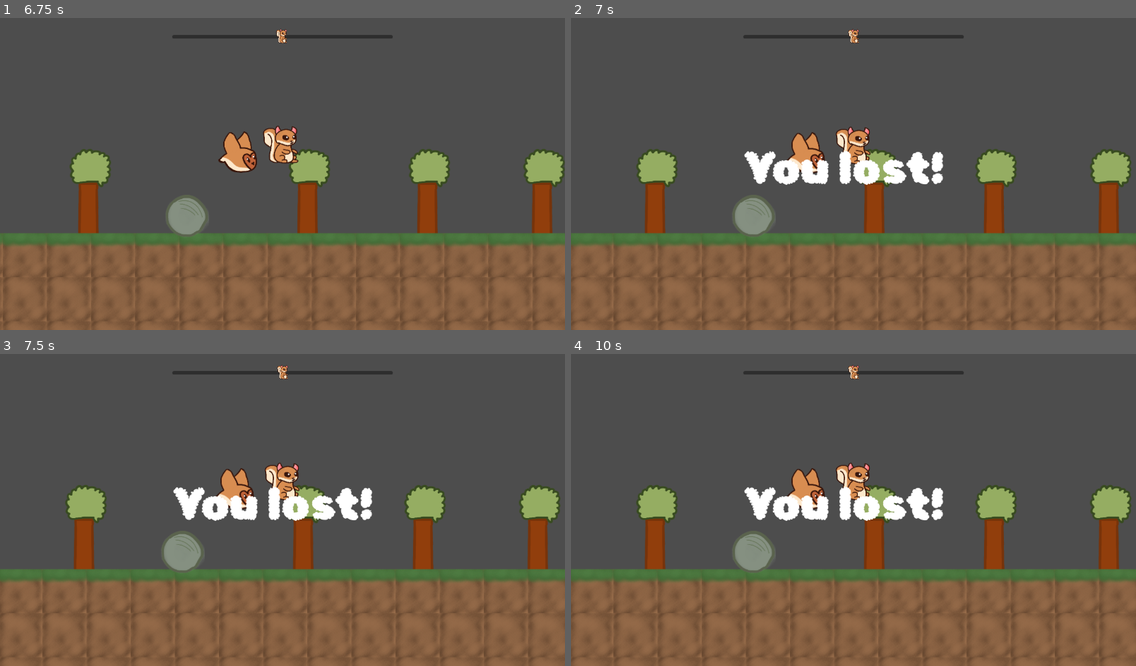
Above: before the commit, frames 1-4 (two rows, left to right).
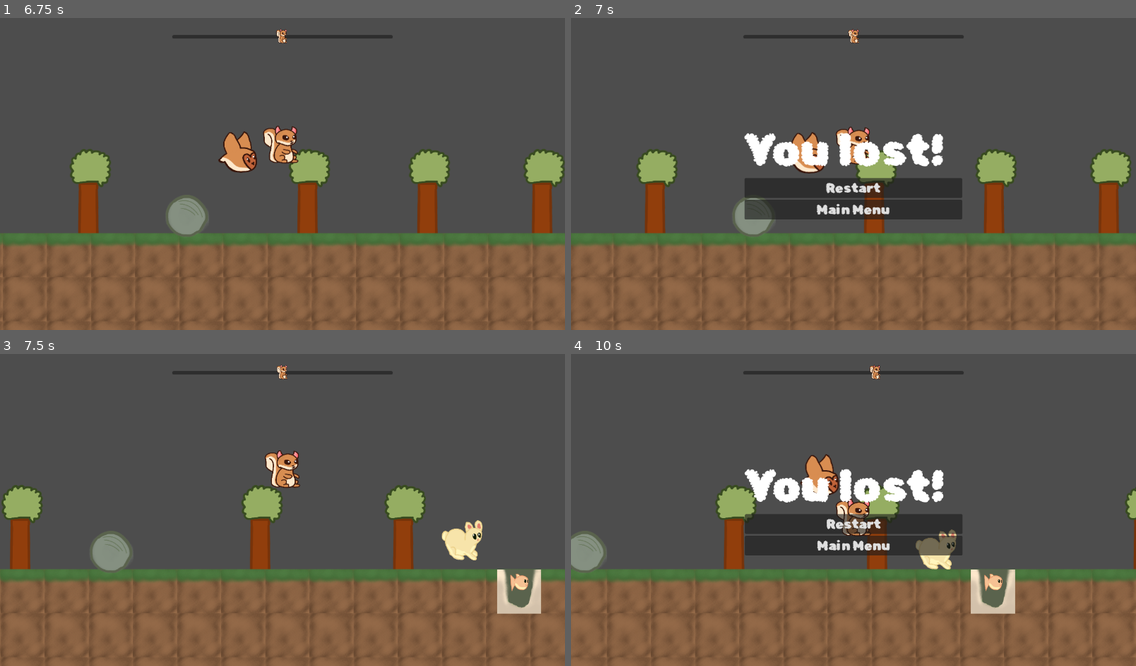
Above: after the commit, the same moments.

Repository: CamComDuck/SquirrelFamily
Game: Godot game, scene res://title/title.tscn
Two runs of this game, one before a commit and one after it. Both use one fixed random seed, a clock stepped at 60 frames per second and the inputs below.
Inputs (mouse positions are in pixels of both pictures, inside the frame that each line leads up to):
- Up to frame 1 (6.75 s): click "Play Now" at 0.5 s; hold D (move_right) 1.28-2.78 s; tap Space (action) every 0.75 s from 1.35 to 6.6 s; tap W (jump) at 1.52, 2.27, 3.77, 4.52, 5.27 s; hold A (move_left) 2.78-3.53 s; hold D (move_right) 3.53-5.03 s; tap Enter at 4.25 s; hold A (move_left) 5.03-5.78 s; hold D (move_right) 5.78-6.53 s; hold A (move_left) from 6.53 s (still down)
- Up to frame 2 (7 s): keep holding A (move_left); tap W (jump) at 6.77 s
- Up to frame 3 (7.5 s): release A (move_left) at 7.25 s; click (282, 522) at 7.25 s, where only the run after the commit has a clickable "Restart"
- Up to frame 4 (10 s): hold A (move_left) 8.03-8.78 s; tap Space (action) at 8.1, 8.75, 8.85, 9.6 s; tap W (jump) at 8.27, 9.02 s; hold D (move_right) from 8.78 s (still down)

Frame 1 is identical in both runs. In frame 2, 7.6% of the frame differs, in the area x 30-70%, y 36-65%; in frame 3, 14%; in frame 4, 17%, in the area x 0-100%, y 3-100%.

Commit message:
Add game finish ui

Diff:
--- a/project/level/level.gd
+++ b/project/level/level.gd
@@ -4,7 +4,8 @@
 var _min_x := -1075
 var _spawn
 
-@onready var game_end_label: Label = $GameEndLabel
+@onready var game_end_box: VBoxContainer = $GameEndBox
+@onready var game_end_label: Label = $GameEndBox/GameEndLabel
 @onready var camera_2d: Camera2D = $Camera2D
 @onready var squirrel: Squirrel = $Squirrel
 @onready var fish: Sprite2D = $Fish
@@ -86,13 +87,24 @@
 	screen_scroll_bar.position.x = camera_2d.position.x - (screen_scroll_bar.size.x / 2)
 
 func _on_squirrel_game_lost() -> void:
-	game_end_label.position.x = camera_2d.position.x - (game_end_label.size.x / 2)
+	game_end_box.position.x = camera_2d.position.x - (game_end_box.size.x / 2)
+	game_end_box.position.y = camera_2d.position.y - (game_end_box.size.y / 2)
 	game_end_label.text = "You lost!"
-	game_end_label.show()
-
+	game_end_box.show()
 
 
 func _on_squirrel_game_won() -> void:
-	game_end_label.position.x = camera_2d.position.x - (game_end_label.size.x / 2)
+	game_end_box.position.x = camera_2d.position.x - (game_end_box.size.x / 2)
+	game_end_box.position.y = camera_2d.position.y - (game_end_box.size.y / 2)
 	game_end_label.text = "You Win!"
-	game_end_label.show()
+	game_end_box.show()
+
+
+func _on_restart_button_pressed() -> void:
+	AudioManager.play_menu_select()
+	get_tree().reload_current_scene()
+
+
+func _on_main_menu_button_pressed() -> void:
+	AudioManager.play_menu_select()
+	get_tree().change_scene_to_file("res://title/title.tscn")
--- a/project/level/level.tscn
+++ b/project/level/level.tscn
@@ -74,24 +74,35 @@
 z_as_relative = false
 position = Vector2(-1006, 69)
 
-[node name="GameEndLabel" type="Label" parent="."]
+[node name="GameEndBox" type="VBoxContainer" parent="."]
 visible = false
+offset_right = 40.0
+offset_bottom = 40.0
+alignment = 1
+
+[node name="GameEndLabel" type="Label" parent="GameEndBox"]
 z_index = 25
 z_as_relative = false
-anchors_preset = 8
-anchor_left = 0.5
-anchor_top = 0.5
-anchor_right = 0.5
-anchor_bottom = 0.5
-offset_left = 409.0
-offset_top = 293.0
-offset_right = 868.0
-offset_bottom = 430.0
-grow_horizontal = 2
-grow_vertical = 2
+layout_mode = 2
 theme_override_fonts/font = ExtResource("4_mnb74")
 theme_override_font_sizes/font_size = 100
 text = "You Lose!"
+
+[node name="RestartButton" type="Button" parent="GameEndBox"]
+z_index = 25
+z_as_relative = false
+layout_mode = 2
+theme_override_fonts/font = ExtResource("4_mnb74")
+theme_override_font_sizes/font_size = 30
+text = "Restart"
+
+[node name="MainMenuButton" type="Button" parent="GameEndBox"]
+z_index = 25
+z_as_relative = false
+layout_mode = 2
+theme_override_fonts/font = ExtResource("4_mnb74")
+theme_override_font_sizes/font_size = 30
+text = "Main Menu"
 
 [node name="Camera2D" type="Camera2D" parent="."]
 position = Vector2(640, 360)
@@ -218,5 +229,7 @@
 [connection signal="game_won" from="Squirrel" to="Rabbit" method="_on_squirrel_game_won"]
 [connection signal="rabbit_picked_up" from="Squirrel" to="Rabbit" method="_on_squirrel_rabbit_picked_up"]
 [connection signal="rabbit_placed_in_tree" from="Squirrel" to="Rabbit" method="_on_squirrel_rabbit_placed_in_tree"]
+[connection signal="pressed" from="GameEndBox/RestartButton" to="." method="_on_restart_button_pressed"]
+[connection signal="pressed" from="GameEndBox/MainMenuButton" to="." method="_on_main_menu_button_pressed"]
 [connection signal="timeout" from="Snake/BiteTimer" to="Squirrel" method="_on_bite_timer_timeout"]
 [connection signal="escaped_tree" from="Rabbit" to="Squirrel" method="_on_rabbit_escaped_tree"]
Not shown, changed: README.md
